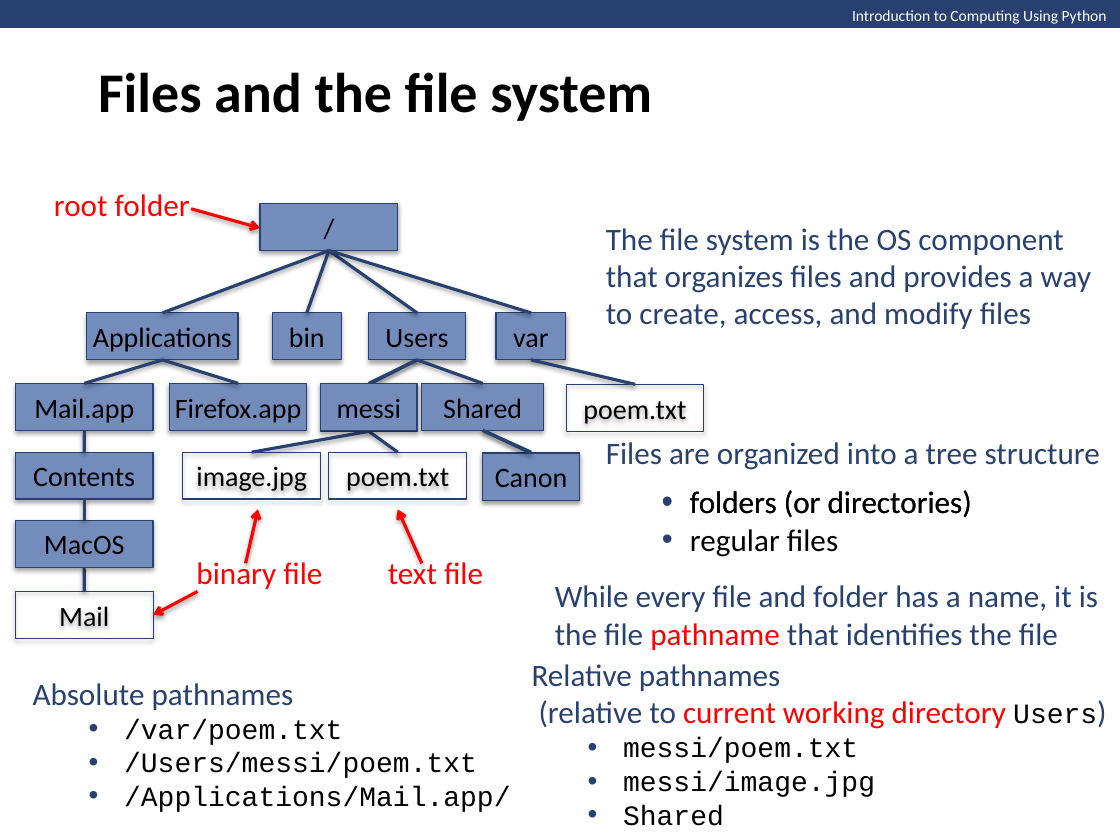
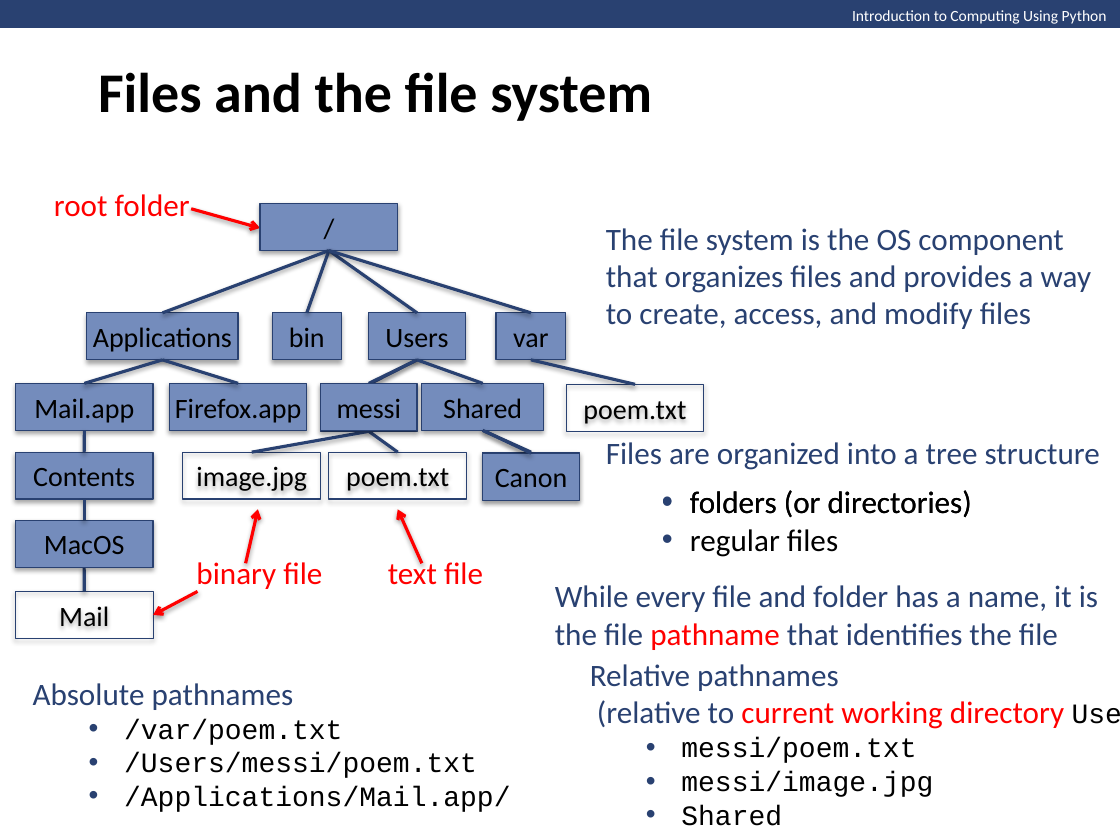
Before and after one commit to bodonnell-DePaul/csc401-class3, a slide deck: slide 15 of ch04.pptx. Drawn at 1120x840 pixels with LibreOffice and Linux fonts; fonts in the diff are those of the drawing. Boxes give left, top, right and bottom in pixels: in the first picture for what was removed or moved away, otherwise in the second. Text is boxed around its words. In the diff, an @@ line names an element or a change of style, - is before the commit and + after.

```diff
--- a/ch04.pptx
+++ b/ch04.pptx
@@ text "Relative pathnames (relative to current ..." rewrapped from bbox=[532, 664, 1097, 826] to bbox=[590, 664, 1064, 826] @@
```
Also in this commit, not shown: 1 other slide changed, 6 other files.
